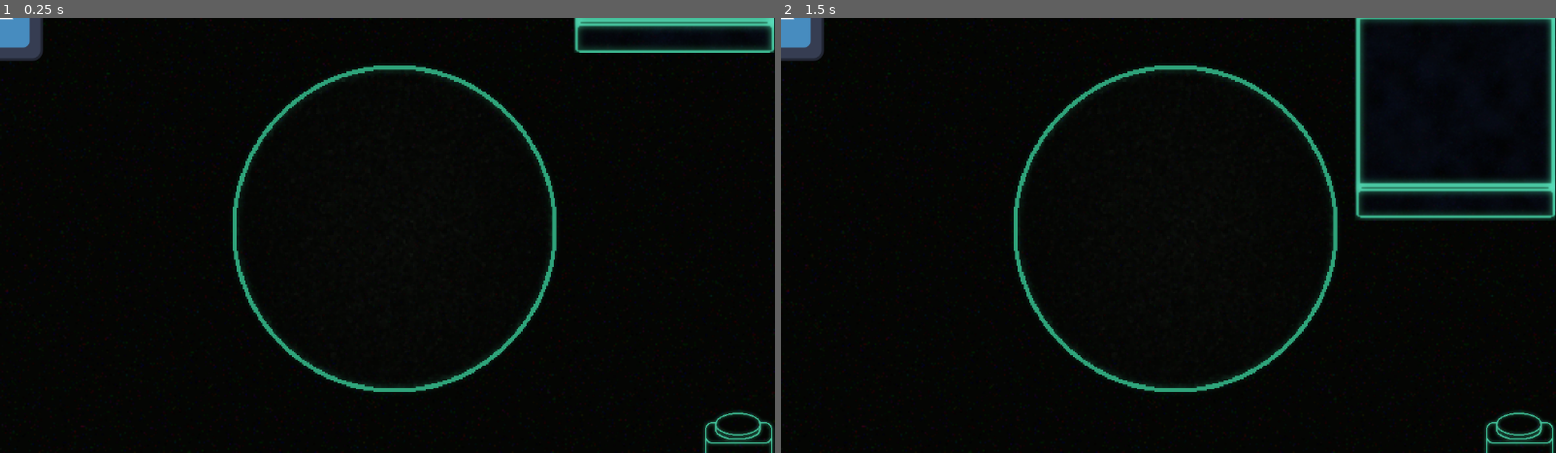
Above: before the commit, frames 1-2 (left to right).
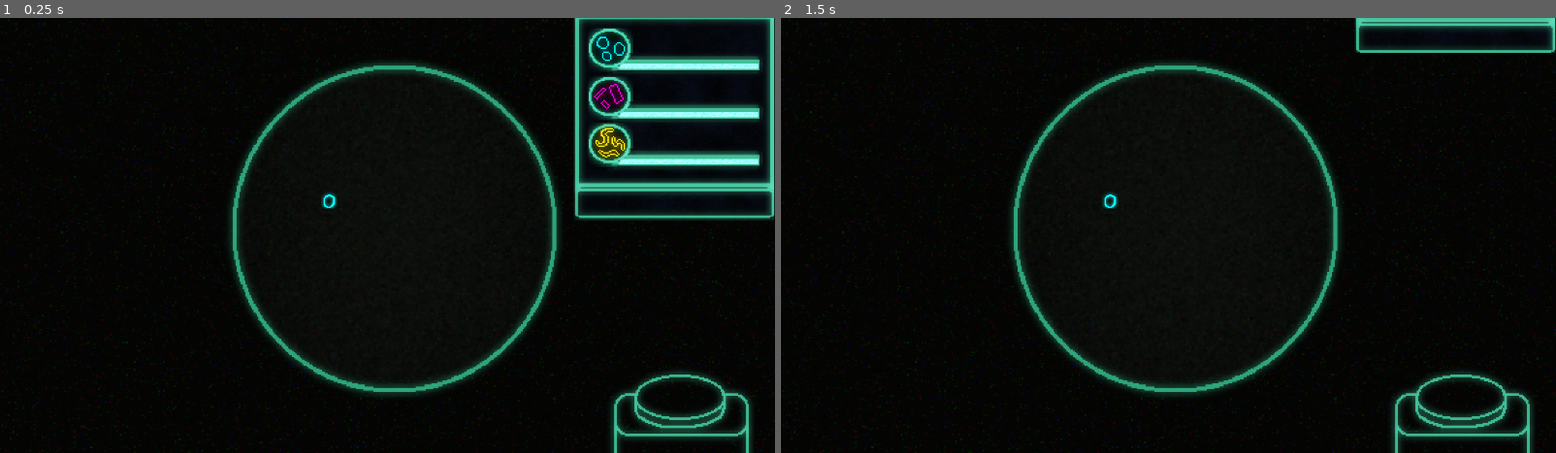
Above: after the commit, the same moments.

Repository: trevorbaughn/ludum-dare-56
Game: Godot game, scene res://main.tscn
Two runs of this game, one before a commit and one after it. Both use one fixed random seed, a clock stepped at 60 frames per second and the inputs below. The engine's default icon, where the game draws it, is replaced by a stand-in: a white triangle on a blue panel in a dark square.
Inputs (mouse positions are in pixels of both pictures, inside the frame that each line leads up to; where the layout moved, square brackets give the same spot in the first picture):
- Up to frame 1 (0.25 s): no input
- Up to frame 2 (1.5 s): click (1455, 118) [1455, 35] at 0.5 s; click (1463, 409) [1517, 431] at 1.25 s

The runs differ from the first frame. In frame 1, 9.8% of the frame differs, in the area x 0-100%, y 0-100%; in frame 2, 6.2%.

Commit message:
stability

Diff:
--- a/main.tscn
+++ b/main.tscn
@@ -1,35 +1,16 @@
-[gd_scene load_steps=14 format=3 uid="uid://evsjylwixarv"]
+[gd_scene load_steps=13 format=3 uid="uid://evsjylwixarv"]
 
-[ext_resource type="PackedScene" uid="uid://br81af7c7x62" path="res://scenes/prefabs/cell.tscn" id="1_8jtko"]
-[ext_resource type="Script" path="res://scenes/prefabs/cell.gd" id="2_rxsn3"]
 [ext_resource type="PackedScene" uid="uid://ypnvpop126a2" path="res://scenes/prefabs/drawer.tscn" id="3_hsewk"]
-[ext_resource type="PackedScene" uid="uid://dp88xhc5cfm2p" path="res://scenes/prefabs/petridish.tscn" id="4_1bunk"]
+[ext_resource type="PackedScene" uid="uid://d0wouk740bibs" path="res://scenes/prefabs/ScreenCapturer.tscn" id="4_ytr26"]
 [ext_resource type="Texture2D" uid="uid://cks4i24fbk38x" path="res://assets/sprites/button unpressed.png" id="5_s63tq"]
 [ext_resource type="Texture2D" uid="uid://b52h7fxq7j4bs" path="res://assets/sprites/button pressed.png" id="6_0yeit"]
 [ext_resource type="Script" path="res://capture_button.gd" id="6_yudn2"]
+[ext_resource type="Texture2D" uid="uid://dslqxro5kfx7d" path="res://assets/sprites/dish.png" id="7_cq2aw"]
+[ext_resource type="PackedScene" uid="uid://6a7ta8tturx0" path="res://scenes/prefabs/bacteria.tscn" id="7_oaba0"]
 [ext_resource type="Texture2D" uid="uid://bwb0lqj4q7frd" path="res://assets/sprites/background.png" id="8_e5nev"]
 
-[sub_resource type="ViewportTexture" id="ViewportTexture_kvbh5"]
-viewport_path = NodePath("UI/CenterContainer/SubViewport")
-
-[sub_resource type="Animation" id="Animation_iv7xq"]
-resource_name = "move_in"
+[sub_resource type="Animation" id="Animation_klbet"]
 length = 1.25
-tracks/0/type = "value"
-tracks/0/imported = false
-tracks/0/enabled = true
-tracks/0/path = NodePath(".:position")
-tracks/0/interp = 2
-tracks/0/loop_wrap = true
-tracks/0/keys = {
-"times": PackedFloat32Array(0, 1.25),
-"transitions": PackedFloat32Array(1, 1.8025),
-"update": 0,
-"values": [Vector2(330, -700), Vector2(330, 58)]
-}
-
-[sub_resource type="Animation" id="Animation_hvk5u"]
-length = 0.001
 tracks/0/type = "value"
 tracks/0/imported = false
 tracks/0/enabled = true
@@ -43,8 +24,24 @@
 "values": [Vector2(330, 58)]
 }
 
-[sub_resource type="Animation" id="Animation_wlgd3"]
-resource_name = "move_out"
+[sub_resource type="Animation" id="Animation_j46kl"]
+resource_name = "move_in"
+length = 1.25
+tracks/0/type = "value"
+tracks/0/imported = false
+tracks/0/enabled = true
+tracks/0/path = NodePath(".:position")
+tracks/0/interp = 2
+tracks/0/loop_wrap = true
+tracks/0/keys = {
+"times": PackedFloat32Array(0, 1.25),
+"transitions": PackedFloat32Array(0.420448, 0.287174),
+"update": 0,
+"values": [Vector2(330, 58), Vector2(330, -700)]
+}
+
+[sub_resource type="Animation" id="Animation_axspa"]
+resource_name = "move_in"
 tracks/0/type = "value"
 tracks/0/imported = false
 tracks/0/enabled = true
@@ -53,22 +50,19 @@
 tracks/0/loop_wrap = true
 tracks/0/keys = {
 "times": PackedFloat32Array(0, 1),
-"transitions": PackedFloat32Array(0.435275, 0.366021),
+"transitions": PackedFloat32Array(0.450625, 4.28709),
 "update": 0,
-"values": [Vector2(330, 58), Vector2(330, -700)]
+"values": [Vector2(330, -700), Vector2(330, 58)]
 }
 
-[sub_resource type="AnimationLibrary" id="AnimationLibrary_53sew"]
+[sub_resource type="AnimationLibrary" id="AnimationLibrary_pyx84"]
 _data = {
-"RESET": SubResource("Animation_hvk5u"),
-"move_in": SubResource("Animation_iv7xq"),
-"move_out": SubResource("Animation_wlgd3")
+"RESET": SubResource("Animation_klbet"),
+"move_in": SubResource("Animation_axspa"),
+"move_out": SubResource("Animation_j46kl")
 }
 
 [node name="Node" type="Node"]
-
-[node name="Cell" parent="." instance=ExtResource("1_8jtko")]
-script = ExtResource("2_rxsn3")
 
 [node name="UI" type="Control" parent="."]
 layout_mode = 3
@@ -82,13 +76,6 @@
 [node name="Drawer" parent="UI" instance=ExtResource("3_hsewk")]
 layout_mode = 1
 
-[node name="CenterContainer" type="CenterContainer" parent="UI"]
-layout_mode = 0
-offset_right = 40.0
-offset_bottom = 40.0
-
-[node name="SubViewport" parent="UI/CenterContainer" instance=ExtResource("4_1bunk")]
-
 [node name="CaptureButton" type="TextureButton" parent="UI"]
 layout_mode = 1
 anchors_preset = 3
@@ -96,27 +83,18 @@
 anchor_top = 1.0
 anchor_right = 1.0
 anchor_bottom = 1.0
-offset_left = -110.0
-offset_top = -66.0
+offset_left = -251.0
+offset_top = -129.0
+offset_right = -141.0
+offset_bottom = -63.0
 grow_horizontal = 0
 grow_vertical = 0
+scale = Vector2(2, 2)
 texture_normal = ExtResource("5_s63tq")
 texture_pressed = ExtResource("6_0yeit")
 stretch_mode = 0
 script = ExtResource("6_yudn2")
 wait_time = 1.5
-
-[node name="Subviewporty" type="TextureRect" parent="."]
-offset_left = 330.0
-offset_top = 58.0
-offset_right = 842.0
-offset_bottom = 570.0
-texture = SubResource("ViewportTexture_kvbh5")
-
-[node name="AnimationPlayer" type="AnimationPlayer" parent="Subviewporty"]
-libraries = {
-"": SubResource("AnimationLibrary_53sew")
-}
 
 [node name="Background" type="TextureRect" parent="."]
 z_index = -5
@@ -128,6 +106,32 @@
 mouse_filter = 2
 texture = ExtResource("8_e5nev")
 
+[node name="ScreenCapturer" parent="." instance=ExtResource("4_ytr26")]
+
+[node name="PetriDish" type="TextureRect" parent="."]
+show_behind_parent = true
+z_index = -1
+anchors_preset = 8
+anchor_left = 0.5
+anchor_top = 0.5
+anchor_right = 0.5
+anchor_bottom = 0.5
+offset_left = -246.0
+offset_top = -266.0
+offset_right = 266.0
+offset_bottom = 246.0
+grow_horizontal = 2
+grow_vertical = 2
+texture = ExtResource("7_cq2aw")
+
+[node name="AnimationPlayer" type="AnimationPlayer" parent="PetriDish"]
+libraries = {
+"": SubResource("AnimationLibrary_pyx84")
+}
+
+[node name="BCell" parent="PetriDish" instance=ExtResource("7_oaba0")]
+position = Vector2(160, 214.001)
+
 [connection signal="button_down" from="UI/CaptureButton" to="UI/CaptureButton" method="_on_button_down"]
 [connection signal="button_up" from="UI/CaptureButton" to="UI/CaptureButton" method="_on_button_up"]
-[connection signal="capture_petri" from="UI/CaptureButton" to="UI/CenterContainer/SubViewport" method="_on_capture_button_capture_petri"]
+[connection signal="capture_petri" from="UI/CaptureButton" to="ScreenCapturer" method="_on_capture_button_capture_petri"]
--- a/project.godot
+++ b/project.godot
@@ -25,4 +25,5 @@
 
 [rendering]
 
+textures/canvas_textures/default_texture_filter=0
 environment/defaults/default_clear_color=Color(0, 0, 0, 1)
--- /dev/null
+++ b/scenes/prefabs/bacteria.gd
@@ -0,0 +1,11 @@
+extends Cell
+
+
+# Called when the node enters the scene tree for the first time.
+func _ready() -> void:
+	pass # Replace with function body.
+
+
+# Called every frame. 'delta' is the elapsed time since the previous frame.
+func _process(delta: float) -> void:
+	pass
--- /dev/null
+++ b/scenes/prefabs/bacteria.tscn
@@ -0,0 +1,18 @@
+[gd_scene load_steps=4 format=3 uid="uid://6a7ta8tturx0"]
+
+[ext_resource type="Script" path="res://scenes/prefabs/bacteria.gd" id="1_1ymgx"]
+[ext_resource type="Texture2D" uid="uid://ctdhqstnacj23" path="res://assets/sprites/bacteria.png" id="1_au0w0"]
+
+[sub_resource type="CircleShape2D" id="CircleShape2D_mouft"]
+
+[node name="BCell" type="Node2D"]
+script = ExtResource("1_1ymgx")
+
+[node name="Sprite2D" type="Sprite2D" parent="."]
+texture = ExtResource("1_au0w0")
+
+[node name="RigidBody2D" type="RigidBody2D" parent="."]
+
+[node name="CollisionShape2D" type="CollisionShape2D" parent="RigidBody2D"]
+position = Vector2(-1, 0)
+shape = SubResource("CircleShape2D_mouft")
--- a/scenes/prefabs/cell.gd
+++ b/scenes/prefabs/cell.gd
@@ -1,4 +1,5 @@
 extends Node2D
+class_name Cell
 
 @export var max_life: float
 var current_life: float
--- a/scenes/prefabs/drawer.tscn
+++ b/scenes/prefabs/drawer.tscn
@@ -1,9 +1,14 @@
-[gd_scene load_steps=5 format=3 uid="uid://ypnvpop126a2"]
+[gd_scene load_steps=10 format=3 uid="uid://ypnvpop126a2"]
 
 [ext_resource type="Texture2D" uid="uid://1mb1u7bf8t6" path="res://assets/sprites/drawer closed.png" id="1_g0grs"]
 [ext_resource type="Script" path="res://scenes/prefabs/drawer_closed.gd" id="2_enlte"]
 [ext_resource type="Texture2D" uid="uid://by0fufbumd5af" path="res://assets/sprites/drawer opem.png" id="3_53tgs"]
 [ext_resource type="Script" path="res://scenes/prefabs/drawer_open.gd" id="3_q00x1"]
+[ext_resource type="Texture2D" uid="uid://bditbxg4h0kri" path="res://assets/sprites/bacteria icon.png" id="5_4piev"]
+[ext_resource type="Texture2D" uid="uid://dctlk6wj0pbhi" path="res://assets/sprites/healthbar empty.png" id="5_eea0a"]
+[ext_resource type="Texture2D" uid="uid://bi1u5f5kjnmi0" path="res://assets/sprites/healthbar_full.png" id="6_beuc8"]
+[ext_resource type="Texture2D" uid="uid://m7lk1xl008g5" path="res://assets/sprites/virus icon.png" id="8_pax58"]
+[ext_resource type="Texture2D" uid="uid://cbr5cdyenujqa" path="res://assets/sprites/parasite icon.png" id="9_85t1a"]
 
 [node name="Drawer" type="Control"]
 layout_mode = 3
@@ -15,6 +20,7 @@
 grow_horizontal = 0
 
 [node name="DrawerClosed" type="TextureButton" parent="."]
+visible = false
 layout_mode = 1
 anchors_preset = 1
 anchor_left = 1.0
@@ -28,7 +34,6 @@
 script = ExtResource("2_enlte")
 
 [node name="DrawerOpen" type="TextureButton" parent="."]
-visible = false
 layout_mode = 1
 anchors_preset = 1
 anchor_left = 1.0
@@ -41,5 +46,125 @@
 texture_normal = ExtResource("3_53tgs")
 script = ExtResource("3_q00x1")
 
+[node name="b_health_bg" type="TextureRect" parent="DrawerOpen"]
+layout_mode = 1
+anchors_preset = 1
+anchor_left = 1.0
+anchor_right = 1.0
+offset_left = -125.5
+offset_top = 25.0
+offset_right = -8.5
+offset_bottom = 45.0
+grow_horizontal = 0
+texture = ExtResource("5_eea0a")
+stretch_mode = 2
+
+[node name="b_health_fg" type="TextureRect" parent="DrawerOpen/b_health_bg"]
+layout_mode = 1
+anchors_preset = 1
+anchor_left = 1.0
+anchor_right = 1.0
+offset_left = -112.5
+offset_top = 2.5
+offset_right = -4.5
+offset_bottom = 22.5
+grow_horizontal = 0
+texture = ExtResource("6_beuc8")
+stretch_mode = 2
+
+[node name="b_icon" type="TextureRect" parent="DrawerOpen/b_health_bg"]
+layout_mode = 1
+anchors_preset = 1
+anchor_left = 1.0
+anchor_right = 1.0
+offset_left = -131.0
+offset_top = -18.5
+offset_right = -97.0
+offset_bottom = 14.5
+grow_horizontal = 0
+mouse_filter = 0
+texture = ExtResource("5_4piev")
+stretch_mode = 2
+
+[node name="v_health_bg" type="TextureRect" parent="DrawerOpen"]
+layout_mode = 1
+anchors_preset = 1
+anchor_left = 1.0
+anchor_right = 1.0
+offset_left = -125.5
+offset_top = 61.0
+offset_right = -8.5
+offset_bottom = 81.0
+grow_horizontal = 0
+texture = ExtResource("5_eea0a")
+stretch_mode = 2
+
+[node name="v_health_fg" type="TextureRect" parent="DrawerOpen/v_health_bg"]
+layout_mode = 1
+anchors_preset = 1
+anchor_left = 1.0
+anchor_right = 1.0
+offset_left = -112.5
+offset_top = 3.0
+offset_right = -4.5
+offset_bottom = 23.0
+grow_horizontal = 0
+texture = ExtResource("6_beuc8")
+stretch_mode = 2
+
+[node name="v_icon" type="TextureRect" parent="DrawerOpen/v_health_bg"]
+layout_mode = 1
+anchors_preset = 1
+anchor_left = 1.0
+anchor_right = 1.0
+offset_left = -131.0
+offset_top = -18.5
+offset_right = -97.0
+offset_bottom = 14.5
+grow_horizontal = 0
+mouse_filter = 0
+texture = ExtResource("8_pax58")
+stretch_mode = 2
+
+[node name="v_health_bg2" type="TextureRect" parent="DrawerOpen"]
+layout_mode = 1
+anchors_preset = 1
+anchor_left = 1.0
+anchor_right = 1.0
+offset_left = -125.5
+offset_top = 95.5
+offset_right = -8.5
+offset_bottom = 115.5
+grow_horizontal = 0
+texture = ExtResource("5_eea0a")
+stretch_mode = 2
+
+[node name="v_health_fg" type="TextureRect" parent="DrawerOpen/v_health_bg2"]
+layout_mode = 1
+anchors_preset = 1
+anchor_left = 1.0
+anchor_right = 1.0
+offset_left = -112.5
+offset_top = 2.5
+offset_right = -4.5
+offset_bottom = 22.5
+grow_horizontal = 0
+texture = ExtResource("6_beuc8")
+stretch_mode = 2
+
+[node name="v_icon" type="TextureRect" parent="DrawerOpen/v_health_bg2"]
+layout_mode = 1
+anchors_preset = 1
+anchor_left = 1.0
+anchor_right = 1.0
+offset_left = -131.0
+offset_top = -18.5
+offset_right = -97.0
+offset_bottom = 14.5
+grow_horizontal = 0
+mouse_filter = 0
+texture = ExtResource("9_85t1a")
+stretch_mode = 2
+
 [connection signal="pressed" from="DrawerClosed" to="DrawerClosed" method="_on_pressed"]
 [connection signal="pressed" from="DrawerOpen" to="DrawerOpen" method="_on_pressed"]
--- a/scenes/prefabs/petridish.tscn
+++ b/scenes/prefabs/petridish.tscn
@@ -4,12 +4,7 @@
 [ext_resource type="Script" path="res://scenes/prefabs/petridish.gd" id="1_t5dsw"]
 [ext_resource type="Texture2D" uid="uid://dslqxro5kfx7d" path="res://assets/sprites/dish.png" id="2_rn37p"]
 
-[node name="petridish" type="SubViewport"]
-disable_3d = true
-transparent_bg = true
-script = ExtResource("1_t5dsw")
-
-[node name="Control" type="Control" parent="."]
+[node name="Control" type="Control"]
 custom_minimum_size = Vector2(512, 512)
 layout_mode = 3
 anchors_preset = 15
@@ -18,7 +13,9 @@
 grow_horizontal = 2
 grow_vertical = 2
 
-[node name="TextureRect" type="TextureRect" parent="Control"]
+[node name="TextureRect" type="TextureRect" parent="."]
+show_behind_parent = true
+z_index = -1
 layout_mode = 1
 anchors_preset = 15
 anchor_right = 1.0
@@ -27,4 +24,9 @@
 grow_vertical = 2
 texture = ExtResource("2_rn37p")
 
+[node name="petridish" type="SubViewport" parent="."]
+disable_3d = true
+transparent_bg = true
+script = ExtResource("1_t5dsw")
+
 [node name="ScreenCapturer" parent="." instance=ExtResource("1_7p43q")]
Binary file added: Screenshots/Image_0.png
Not shown, changed: Screenshots/Image_0.png.import
Binary file removed: assets/sprites/healthbar full.png
Binary file added: assets/sprites/healthbar_full.png
Not shown, added: assets/sprites/healthbar_full.png.import
